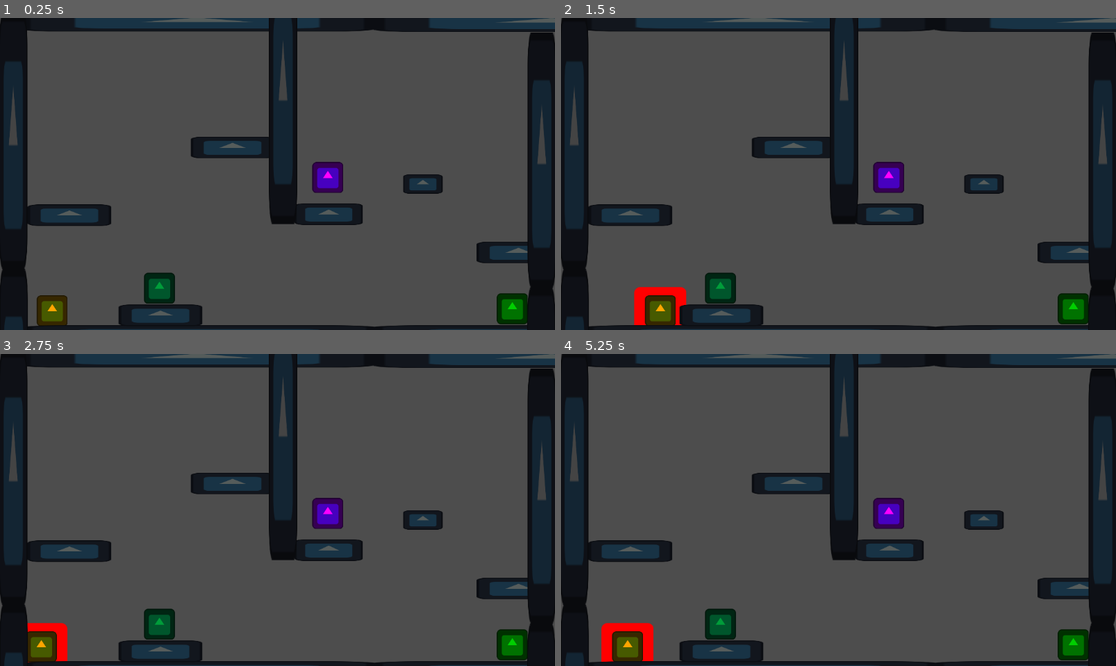
Above: before the commit, frames 1-4 (two rows, left to right).
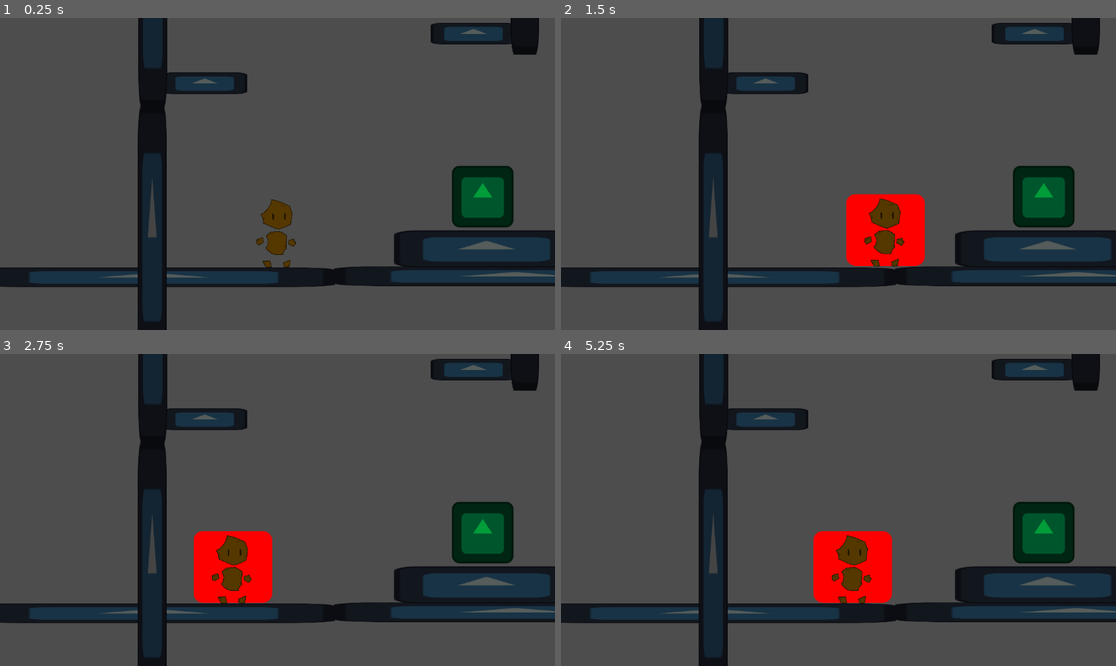
Above: after the commit, the same moments.

Repository: Wyderyn/Sedimental
Game: Godot game, scene res://scenes/levels/lv_1_1.tscn
Two runs of this game, one before a commit and one after it. Both use one fixed random seed, a clock stepped at 60 frames per second and the inputs below. The engine's default icon, where the game draws it, is replaced by a stand-in: a white triangle on a blue panel in a dark square.
Inputs (mouse positions are in pixels of both pictures, inside the frame that each line leads up to):
- Up to frame 1 (0.25 s): no input
- Up to frame 2 (1.5 s): tap Enter at 0.5 s; move the mouse to (960, 158) at 0.52 s; hold D (right) 0.53-1.25 s; tap S (power) at 0.6 s; click (960, 158) at 0.67 s; tap Space (jump) at 0.77 s; drag from (727, 189) to (1071, 308) at 1.27 s
- Up to frame 3 (2.75 s): tap R (reset) at 2 s; move the mouse to (333, 441) at 2.02 s; hold A (left) from 2.03 s (still down); tap S (power) at 2.1 s
- Up to frame 4 (5.25 s): release A (left) at 2.75 s; drag from (810, 572) to (721, 625) at 2.77 s; tap R (reset) at 3.5, 5 s; move the mouse to (1005, 556) at 3.52 s; hold D (right) 3.53-4.25 s; tap S (power) at 3.6, 5.1 s; tap Space (jump) at 3.77 s; drag from (672, 463) to (888, 513) at 4.27 s; move the mouse to (866, 510) at 5.02 s; hold D (right) from 5.03 s (still down); click (866, 510) at 5.17 s

The runs differ from the first frame. In frame 1, 38% of the frame differs, in the area x 0-100%, y 0-100%; in frame 2, 41%; in frame 3, 42%; in frame 4, 41%.

Commit message:
Add Camera2D scene, export player vars, level tweaks
Introduce a reusable Camera2D scene and script (scenes/objects/enviornment/camera_2d.tscn, camera_2d.gd + uid) and attach a Camera2D to the player in player.tscn (with script-driven dragging). Remove embedded Camera2D nodes from several level scenes and reposition/scale many level tiles (floors, walls, objects) in lv_1_1; also remove Camera2D nodes from lv_1_2, lv_1_3 and lv_1_4. Scale adjustments: collectibles and exit sprites doubled (amber/emerald/lapis/stone/exit), player visuals and collision adjusted (sprite, collision position/scale, player scale set to 0.5), and player scene now includes a camera child. Make movement/jump/gravity constants in scripts/player.gd exported variables for runtime tuning (SPEED, ACCELERATION, DECELERATION, JUMP_VELOCITY, JUMP_CUT_MULTIPLIER, FALL_GRAVITY_MULTIPLIER, LOW_JUMP_GRAVITY_MULTIPLIER, speedMultiplier, gravityMultiplier). Minor layout changes: player start positions and many tile positions/scales updated to match new visuals/camera.

Diff:
--- a/scenes/levels/lv_1_1.tscn
+++ b/scenes/levels/lv_1_1.tscn
@@ -19,70 +19,82 @@
 
 [node name="Floor" parent="WorldEnvironment" instance=ExtResource("1_lq5cr")]
 position = Vector2(238.99998, -220.00002)
+scale = Vector2(2.8470488, 1.3752949)
+
+[node name="Floor11" parent="WorldEnvironment" instance=ExtResource("1_lq5cr")]
+position = Vector2(-1109, -231)
+scale = Vector2(2.8470488, 1.3752949)
 
 [node name="Floor4" parent="WorldEnvironment" instance=ExtResource("1_lq5cr")]
 position = Vector2(1710.0001, -218)
+scale = Vector2(2.8470488, 1.3752949)
 
 [node name="Floor2" parent="WorldEnvironment" instance=ExtResource("1_lq5cr")]
-position = Vector2(248.00006, 1081)
+position = Vector2(554, 1544)
+scale = Vector2(2.8470488, 1.3752949)
+
+[node name="Floor12" parent="WorldEnvironment" instance=ExtResource("1_lq5cr")]
+position = Vector2(-947, 1548)
+scale = Vector2(2.8470488, 1.3752949)
 
 [node name="Floor5" parent="WorldEnvironment" instance=ExtResource("1_lq5cr")]
-position = Vector2(153.00002, 995)
-scale = Vector2(0.6585512, 1.5078713)
+position = Vector2(477.99997, 1393)
+scale = Vector2(1.4548353, 2.594745)
 
 [node name="Floor7" parent="WorldEnvironment" instance=ExtResource("1_lq5cr")]
-position = Vector2(855, 575)
-scale = Vector2(0.53855366, 1.5078713)
+position = Vector2(858.99994, 277.99997)
+scale = Vector2(0.5479812, 1.5147476)
 
 [node name="Floor8" parent="WorldEnvironment" instance=ExtResource("1_lq5cr")]
-position = Vector2(1252.9999, 455.00003)
-scale = Vector2(0.31010127, 1.3342808)
+position = Vector2(1202, 421)
+scale = Vector2(0.4694505, 1.8880689)
 
 [node name="Floor9" parent="WorldEnvironment" instance=ExtResource("1_lq5cr")]
-position = Vector2(1639, 734)
-scale = Vector2(0.6585512, 1.5078713)
+position = Vector2(1596, 619)
+scale = Vector2(1.196346, 1.7027843)
 
 [node name="Floor6" parent="WorldEnvironment" instance=ExtResource("1_lq5cr")]
-position = Vector2(-224.99997, 579.0001)
-scale = Vector2(0.6585512, 1.5078713)
+position = Vector2(-668.00006, 738)
+scale = Vector2(0.67007935, 1.5147476)
 
 [node name="Floor10" parent="WorldEnvironment" instance=ExtResource("1_lq5cr")]
-position = Vector2(451.9999, 298.0001)
-scale = Vector2(0.6585512, 1.5078713)
+position = Vector2(447.99997, 532)
+scale = Vector2(0.67007935, 1.5147476)
 
 [node name="Floor3" parent="WorldEnvironment" instance=ExtResource("1_lq5cr")]
-position = Vector2(1702, 1081)
+position = Vector2(2020, 1532)
+scale = Vector2(2.8470488, 1.3752949)
 
 [node name="Wall" parent="WorldEnvironment" instance=ExtResource("2_cechb")]
-position = Vector2(-437.99997, 317.99997)
+position = Vector2(-863, 356)
+scale = Vector2(-0.9272717, 8.32394)
 
 [node name="Wall3" parent="WorldEnvironment" instance=ExtResource("2_cechb")]
-position = Vector2(1756, 396)
+position = Vector2(2504, 385)
+scale = Vector2(-0.9272717, 8.32394)
 
 [node name="Wall5" parent="WorldEnvironment" instance=ExtResource("2_cechb")]
 position = Vector2(682.0001, 132.00003)
+scale = Vector2(-0.9272717, 8.32394)
 
 [node name="Wall4" parent="WorldEnvironment" instance=ExtResource("2_cechb")]
-position = Vector2(1754, 1457)
+position = Vector2(2529, 1449)
+scale = Vector2(-0.9240833, 8.32394)
 
 [node name="Wall2" parent="WorldEnvironment" instance=ExtResource("2_cechb")]
-position = Vector2(-436, 1377.9999)
+position = Vector2(-865, 1408)
+scale = Vector2(-0.9272717, 8.32394)
 
 [node name="plant" parent="WorldEnvironment" instance=ExtResource("3_qsgtp")]
-position = Vector2(1634, 1014)
+position = Vector2(2208, 1335)
+scale = Vector2(3.9408274, 2.9498153)
 
 [node name="emerald_piece" parent="WorldEnvironment" instance=ExtResource("4_se6fr")]
-position = Vector2(169, 929)
+position = Vector2(507, 1255)
 
 [node name="Exit" parent="." instance=ExtResource("3_dqr0b")]
-position = Vector2(868, 469)
-
-[node name="Camera2D" type="Camera2D" parent="."]
-position = Vector2(659, 454)
-rotation = 3.1415925
-scale = Vector2(26.410706, -0.7336239)
-zoom = Vector2(0.5, 0.5)
+position = Vector2(872, 139)
 
 [node name="Player" parent="." instance=ExtResource("4_qsgtp")]
-position = Vector2(-276, 1003)
+position = Vector2(-345, 1372)
 currentMat = 1
--- a/scenes/levels/lv_1_2.tscn
+++ b/scenes/levels/lv_1_2.tscn
@@ -9,10 +9,6 @@
 [sub_resource type="Environment" id="Environment_noxrx"]
 
 [node name="Node2D" type="Node2D"]
-
-[node name="Camera2D" type="Camera2D" parent="."]
-position = Vector2(1150, 653)
-zoom = Vector2(0.5, 0.5)
 
 [node name="WorldEnvironment" type="WorldEnvironment" parent="."]
 environment = SubResource("Environment_noxrx")
--- a/scenes/levels/lv_1_3.tscn
+++ b/scenes/levels/lv_1_3.tscn
@@ -13,10 +13,6 @@
 [node name="Exit" parent="." instance=ExtResource("1_02dr8")]
 position = Vector2(248, 250)
 level = 3
-
-[node name="Camera2D" type="Camera2D" parent="."]
-position = Vector2(1173, 653)
-zoom = Vector2(0.5, 0.5)
 
 [node name="lava" parent="." instance=ExtResource("2_niqyd")]
 position = Vector2(1131, 1280.0001)
--- a/scenes/levels/lv_1_4.tscn
+++ b/scenes/levels/lv_1_4.tscn
@@ -14,10 +14,6 @@
 [node name="Exit" parent="." instance=ExtResource("1_okmuu")]
 position = Vector2(1163, 847)
 level = 3
-
-[node name="Camera2D" type="Camera2D" parent="."]
-position = Vector2(1173, 653)
-zoom = Vector2(0.5, 0.5)
 
 [node name="lava2" parent="." instance=ExtResource("2_idq50")]
 position = Vector2(2193.9998, 587)
--- /dev/null
+++ b/scenes/objects/enviornment/camera_2d.tscn
@@ -0,0 +1,6 @@
+[gd_scene load_steps=2 format=3 uid="uid://dhxml3ep2q51j"]
+
+[ext_resource type="Script" uid="uid://cxqyyoqbvynm5" path="res://scripts/camera_2d.gd" id="1_32503"]
+
+[node name="Camera2D" type="Camera2D"]
+script = ExtResource("1_32503")
--- a/scenes/objects/gameplay/amber_piece.tscn
+++ b/scenes/objects/gameplay/amber_piece.tscn
@@ -7,6 +7,7 @@
 
 [node name="amber_piece" type="Sprite2D"]
 modulate = Color(0.969258, 0.5436068, 1.540184e-06, 1)
+scale = Vector2(2, 2)
 texture = ExtResource("1_sxil4")
 
 [node name="Area2D" type="Area2D" parent="." groups=["amber"]]
--- /dev/null
+++ b/scenes/objects/gameplay/camera_2d.gd
@@ -0,0 +1,6 @@
+extends Camera2D
+
+
+# Called when the node enters the scene tree for the first time.
+func _ready():
+	enabled = true
--- a/scenes/objects/gameplay/emerald_piece.tscn
+++ b/scenes/objects/gameplay/emerald_piece.tscn
@@ -7,6 +7,7 @@
 
 [node name="emerald_piece" type="Sprite2D"]
 modulate = Color(3.7301331e-06, 0.6150995, 0.22884834, 1)
+scale = Vector2(2, 2)
 texture = ExtResource("1_bmnth")
 
 [node name="Area2D" type="Area2D" parent="." groups=["emerald"]]
--- a/scenes/objects/gameplay/exit.tscn
+++ b/scenes/objects/gameplay/exit.tscn
@@ -8,6 +8,7 @@
 
 [node name="Exit" type="Area2D"]
 modulate = Color(1, 0, 1, 1)
+scale = Vector2(2, 2)
 script = ExtResource("1_24kvk")
 
 [node name="Sprite2D" type="Sprite2D" parent="."]
--- a/scenes/objects/gameplay/lapis_peice.tscn
+++ b/scenes/objects/gameplay/lapis_peice.tscn
@@ -7,6 +7,7 @@
 
 [node name="lapis_peice" type="Sprite2D"]
 modulate = Color(0.34174308, 0.22217554, 1, 1)
+scale = Vector2(2, 2)
 texture = ExtResource("1_u82fj")
 
 [node name="Area2D" type="Area2D" parent="." groups=["lapis"]]
--- a/scenes/objects/gameplay/player.tscn
+++ b/scenes/objects/gameplay/player.tscn
@@ -1,21 +1,26 @@
-[gd_scene load_steps=6 format=3 uid="uid://ckudr8chj1kgo"]
+[gd_scene load_steps=8 format=3 uid="uid://ckudr8chj1kgo"]
 
 [ext_resource type="Script" uid="uid://80kl10p8d3vr" path="res://scripts/player.gd" id="1_onrkg"]
 [ext_resource type="Texture2D" uid="uid://4q335xxs2p" path="res://sprites/icon.svg" id="2_i3pqv"]
+[ext_resource type="Texture2D" uid="uid://d0w2sghu71gnc" path="res://sprites/Player/Geo(Stone).png" id="3_3l4b8"]
+[ext_resource type="Script" uid="uid://cho4hpvdpbjib" path="res://scenes/objects/gameplay/camera_2d.gd" id="4_htio6"]
 
 [sub_resource type="CircleShape2D" id="CircleShape2D_ovgbp"]
 radius = 131.4
 
 [sub_resource type="RectangleShape2D" id="RectangleShape2D_hqtel"]
-size = Vector2(120, 119)
+size = Vector2(71, 119)
 
 [sub_resource type="CircleShape2D" id="CircleShape2D_onrkg"]
 radius = 68.18358
 
 [node name="Player" type="CharacterBody2D" groups=["player"]]
+scale = Vector2(0.5, 0.5)
 script = ExtResource("1_onrkg")
+JUMP_VELOCITY = -1550.0
 
 [node name="Flame" type="Area2D" parent="." groups=["amber"]]
+scale = Vector2(3, 3)
 
 [node name="Sprite2Dx" type="Sprite2D" parent="Flame"]
 visible = false
@@ -28,6 +33,7 @@
 shape = SubResource("CircleShape2D_ovgbp")
 
 [node name="Growth" type="Area2D" parent="." groups=["emerald"]]
+scale = Vector2(3, 3)
 
 [node name="Sprite2Dx" type="Sprite2D" parent="Growth"]
 visible = false
@@ -40,10 +46,15 @@
 shape = SubResource("CircleShape2D_ovgbp")
 
 [node name="Sprite2D" type="Sprite2D" parent="."]
-texture = ExtResource("2_i3pqv")
+texture_filter = 2
+texture_repeat = 1
+position = Vector2(0, -25)
+scale = Vector2(0.5, 0.5)
+texture = ExtResource("3_3l4b8")
 
 [node name="CollisionShape2D" type="CollisionShape2D" parent="."]
-position = Vector2(0, 0.5)
+position = Vector2(-1, 7)
+scale = Vector2(5, 5)
 shape = SubResource("RectangleShape2D_hqtel")
 
 [node name="MatCheck" type="Area2D" parent="."]
@@ -51,6 +62,14 @@
 [node name="CollisionShape2D" type="CollisionShape2D" parent="MatCheck"]
 shape = SubResource("CircleShape2D_onrkg")
 
+[node name="Camera2D" type="Camera2D" parent="."]
+zoom = Vector2(0.5, 0.5)
+drag_horizontal_enabled = true
+drag_vertical_enabled = true
+drag_vertical_offset = -1.0
+drag_bottom_margin = 0.65
+script = ExtResource("4_htio6")
+
 [connection signal="area_entered" from="Flame" to="." method="_on_flame_area_entered"]
 [connection signal="area_entered" from="MatCheck" to="." method="_on_mat_check_area_entered"]
 [connection signal="area_exited" from="MatCheck" to="." method="_on_mat_check_area_exited"]
--- a/scenes/objects/gameplay/stone_piece.tscn
+++ b/scenes/objects/gameplay/stone_piece.tscn
@@ -6,6 +6,7 @@
 size = Vector2(137, 133)
 
 [node name="stone_piece" type="Sprite2D"]
+scale = Vector2(2, 2)
 texture = ExtResource("1_jmvd5")
 
 [node name="Area2D" type="Area2D" parent="." groups=["stone"]]
--- a/scripts/player.gd
+++ b/scripts/player.gd
@@ -8,23 +8,23 @@
 # =========================
 # MOVEMENT CONSTANTS
 # =========================
-const SPEED = 500.0
+@export var SPEED = 500.0
 # Base horizontal speed before modifiers.
 
-const ACCELERATION = 10000.0
+@export var ACCELERATION = 10000.0
 # Rate of increasing velocity toward target speed.
 
-const DECELERATION = 3500.0
+@export var DECELERATION = 3500.0
 # Rate of slowing down when no input is provided.
 
 
 # =========================
 # JUMP CONSTANTS
 # =========================
-const JUMP_VELOCITY = -1000.0
+@export var JUMP_VELOCITY = -1000.0
 # Instant upward force applied when jumping.
 
-const JUMP_CUT_MULTIPLIER = 1.1
+@export var JUMP_CUT_MULTIPLIER = 1.1
 # Reserved variable for scaling upward velocity when jump is released early.
 # Currently unused because a direct velocity override is used instead.
 
@@ -32,22 +32,22 @@
 # =========================
 # GRAVITY MODIFIERS
 # =========================
-const FALL_GRAVITY_MULTIPLIER = 3
+@export var FALL_GRAVITY_MULTIPLIER = 3
 # Makes falling feel heavier and faster than rising.
 # Improves responsiveness and platformer feel.
 
-const LOW_JUMP_GRAVITY_MULTIPLIER = 5
+@export var LOW_JUMP_GRAVITY_MULTIPLIER = 5
 # Makes short hops possible when releasing jump early.
 
 
 # =========================
 # DYNAMIC MODIFIERS (change during gameplay)
 # =========================
-var speedMultiplier := 1.0
+@export var speedMultiplier := 1.0
 # Multiplies final horizontal speed.
 # Used by abilities to slow or alter mobility.
 
-var gravityMultiplier := 1.0
+@export var gravityMultiplier := 1.0
 # Multiplies gravity strength dynamically.
 # Used for slam ability or float effects.
 
Not shown, added: scenes/objects/gameplay/camera_2d.gd.uid
